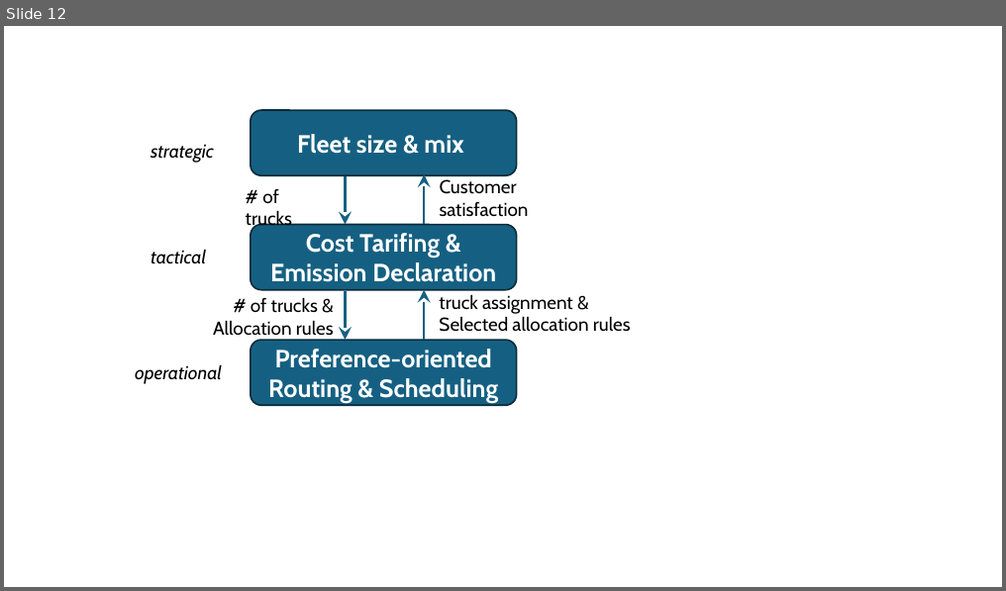
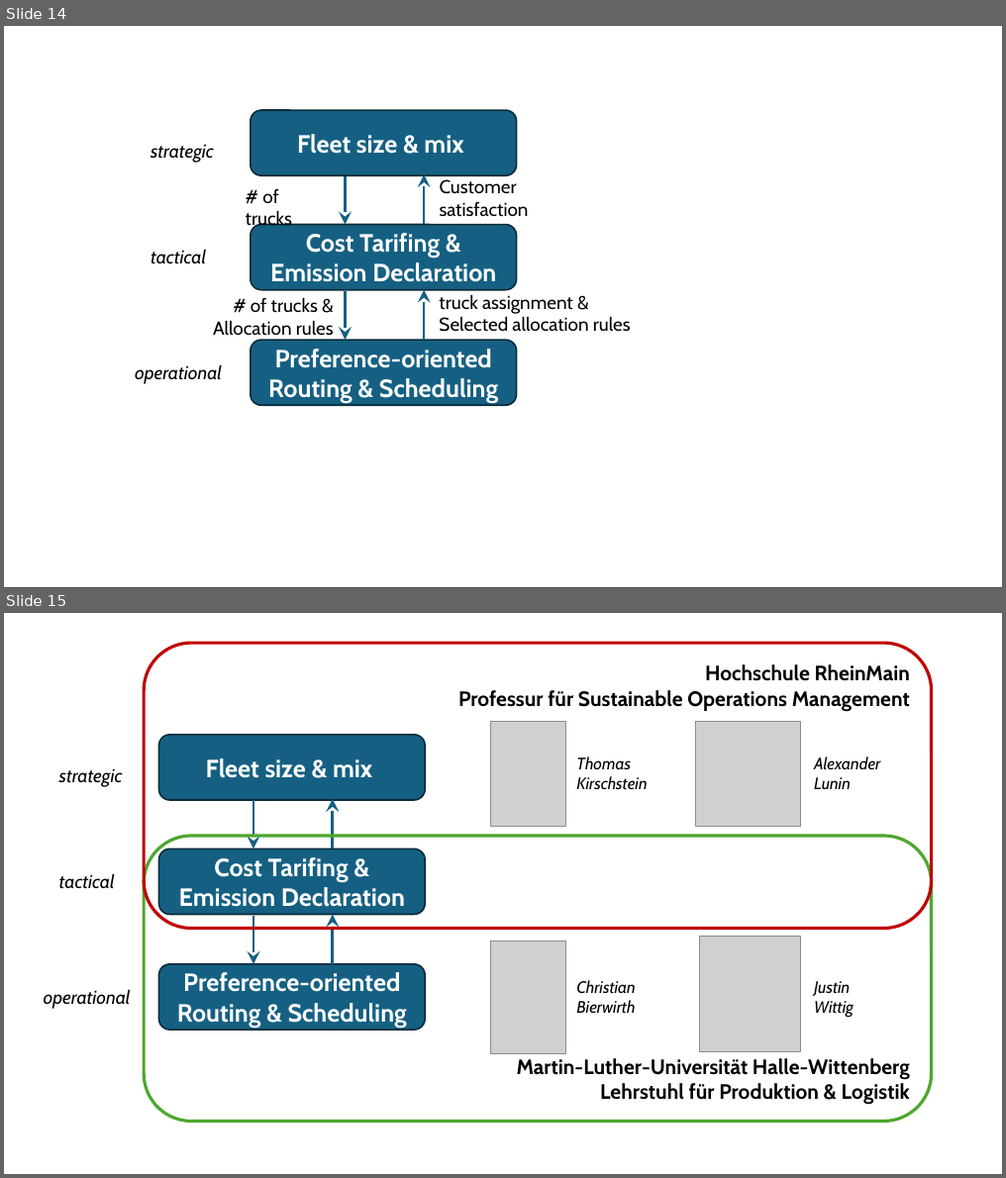
Before and after one commit to tkirschstein/FloTUV, a slide deck: presentations/RITMO_052026/fig/!abb.pptx. Shown one above the other, each under a label of ours: slide 12 before the commit, slides 14 and 15 after it. The pictures are 1006x591 and 1006x1178 pixels, drawn with LibreOffice and Linux fonts; fonts in the diff are those of the drawing; grey boxes stand for pictures. Boxes give left, top, right and bottom in pixels: in the first picture for what was removed or moved away, otherwise in the second. Text is boxed around its words. In the diff, an @@ line names an element or a change of style, - is before the commit and + after.

```diff
--- a/presentations/RITMO_052026/fig/!abb.pptx
+++ b/presentations/RITMO_052026/fig/!abb.pptx
@@ slide 15 added at (4,613,1002,1174), background #FFFFFF @@
@@ rounded rectangle added at (144,643,932,929), outline #C00000 3 pt, 20 pt, text #000000, bold @@
+Hochschule RheinMain
+Professur für Sustainable Operations Management
@@ picture added at (491,721,566,826) @@
@@ picture added at (696,721,801,826) @@
@@ rounded rectangle added at (159,735,426,800), fill #156082, outline #092A39 1.5 pt, 24 pt, text #FFFFFF, bold @@
+Fleet size & mix
@@ text added at (576,757,647,790), 16 pt, text #000000, italic @@
+Thomas
+Kirschstein
@@ text added at (814,757,880,789), 16 pt, text #000000, italic @@
+Alexander
+Lunin
@@ text added at (59,768,123,787), 18 pt, text #000000, italic @@
+strategic
@@ arrow added from (253, 801) to (253, 849), #156082 2.5 pt @@
@@ arrow added from (333, 849) to (333, 799), #156082 2.5 pt @@
@@ rounded rectangle added at (144,836,932,1122), outline #4EA72E 3 pt, 20 pt, text #000000, bold @@
+Martin-Luther-Universität Halle-Wittenberg
+Lehrstuhl für Produktion & Logistik
@@ rounded rectangle added at (159,849,426,915), fill #156082, outline #092A39 1.5 pt, 24 pt, text #FFFFFF, bold @@
+Cost Tarifing & Emission Declaration
@@ text added at (59,873,115,889), 18 pt, text #000000, italic @@
+tactical
@@ arrow added from (253, 916) to (253, 964), #156082 2.5 pt @@
@@ arrow added from (333, 964) to (333, 915), #156082 2.5 pt @@
@@ picture added at (699,937,801,1053) @@
@@ rounded rectangle added at (159,964,426,1030), fill #156082, outline #092A39 1.5 pt, 24 pt, text #FFFFFF, bold @@
+Preference-oriented Routing & Scheduling
@@ picture added at (491,942,566,1055) @@
@@ text added at (44,989,131,1009), 18 pt, text #000000, italic @@
+operational
@@ text added at (576,980,635,1014), 16 pt, text #000000, italic @@
+Christian
+Bierwirth
@@ text added at (814,981,853,1017), 16 pt, text #000000, italic @@
+Justin
+Wittig
@@ what was slide 12 is now slide 14 @@
```
Also in this commit, not shown: 4 other slides added, 1 slide removed, 7 other files.
